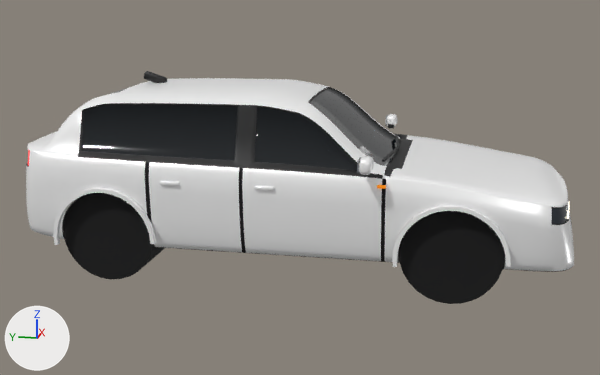
The glTF model assets/cars/hatch.glb, before and after one commit.
Camera for both pictures: a camera (50 mm lens) standing at (-6.63, -1.31, 2.25) and looking at (-0.04, 0.01, 0.6). Every picture has the same lights, and +X, +Y and +Z are marked at lower left. The picture after the commit comes second. Vertices at exactly the same position are counted once.

Before the edit, the objects in view are built like this:
```python
me_body = bpy.data.meshes.new('Body')
me_body.from_pydata(...)  # 7732 vertices, 15264 faces; spans x -1.07..1.07, y -2.16..2.18, z -0.02..1.53
me_body.materials.append(mat_paint)  # white #ffffff
me_body.materials.append(mat_glass)  # black #0e1419
me_body.materials.append(mat_black)  # black #121314
me_body.materials.append(mat_under)  # black #0b0b0c
me_body.materials.append(mat_gap)  # black #050505
me_body.materials.append(mat_grille)  # black #0c0d0e
me_body.materials.append(mat_lens)  # dark grey #4a5058
me_body.materials.append(mat_lightf)  # white #f6f3ea, glowing pale yellow #fff6e0
me_body.materials.append(mat_lightr)  # red #a50d12, glowing red #ff1a1a
me_body.materials.append(mat_clear)  # light grey #c9ccd0
me_body.materials.append(mat_platef)  # white #f4f4f0
me_body.materials.append(mat_plater)  # yellow #f2c200
me_body.materials.append(mat_chrome)  # light grey #d9dde2
me_body.materials.append(mat_amber)  # orange #d27a0f, glowing orange #cb6d00
me_body.materials.append(mat_interior)  # black #2a2b2e
me_body.materials.append(mat_seat)  # black #1d1e21
ob_hatch = bpy.data.objects.new('hatch', me_body)
ob_hatch.location = (0.0, 0.0, 0.0)
```
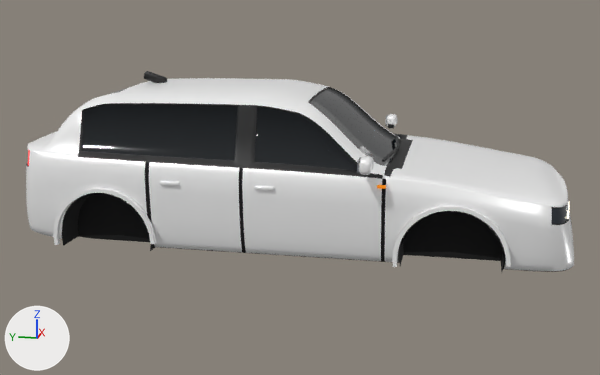
Where the change shows, as pixel boxes (x1, y1, x2, y2) in the pictures (600 x 375 px; the box of a moved part takes in the faces that stretch with it):
'hatch', reshaped (14% shorter): before (26, 71, 574, 304); after (26, 71, 574, 272)
part 1 of me_body, added (black): after (399, 211, 504, 271)
part 2 of me_body, added (black): after (62, 193, 155, 251)
part 3 of me_body, cut back (mostly hidden afterwards): before (63, 193, 165, 279); after (62, 194, 150, 242)
part 4 of me_body, moved or reshaped: before (399, 211, 505, 304); after (398, 236, 505, 269)

The edits, one by one:
me_body is used by ob_hatch; location (0.0, 0.0, 0.0).
me_body had 7732 vertices, 15264 faces and spanned x -1.07..1.07, y -2.16..2.18, z -0.02..1.53.
me_body now has 8088 vertices, 15856 faces and spans x -1.07..1.07, y -2.16..2.18, z 0.21..1.53.
me_body part 1: a new loose piece of 51 vertices spanning x -0.88..-0.52, y -1.63..-0.89, z 0.25..0.69, in mat_under (black #0b0b0c).
me_body part 2: a new loose piece of 51 vertices spanning x -0.88..-0.6, y 1.0..1.74, z 0.25..0.69, in mat_under (black #0b0b0c).
me_body part 3: 60 vertices removed from x -0.83..0.85, y 0.99..1.75, z -0.02..0.73; 151 vertices added at x -0.76..0.85, y 0.97..1.77, z 0.22..0.87.
me_body part 4: 62 vertices removed from x -0.83..0.83, y -1.63..-0.88, z -0.02..0.73; 115 vertices added at x -0.51..0.51, y -1.64..-0.88, z 0.22..0.71.
Other edits to the shape of me_body do not show in these pictures.
